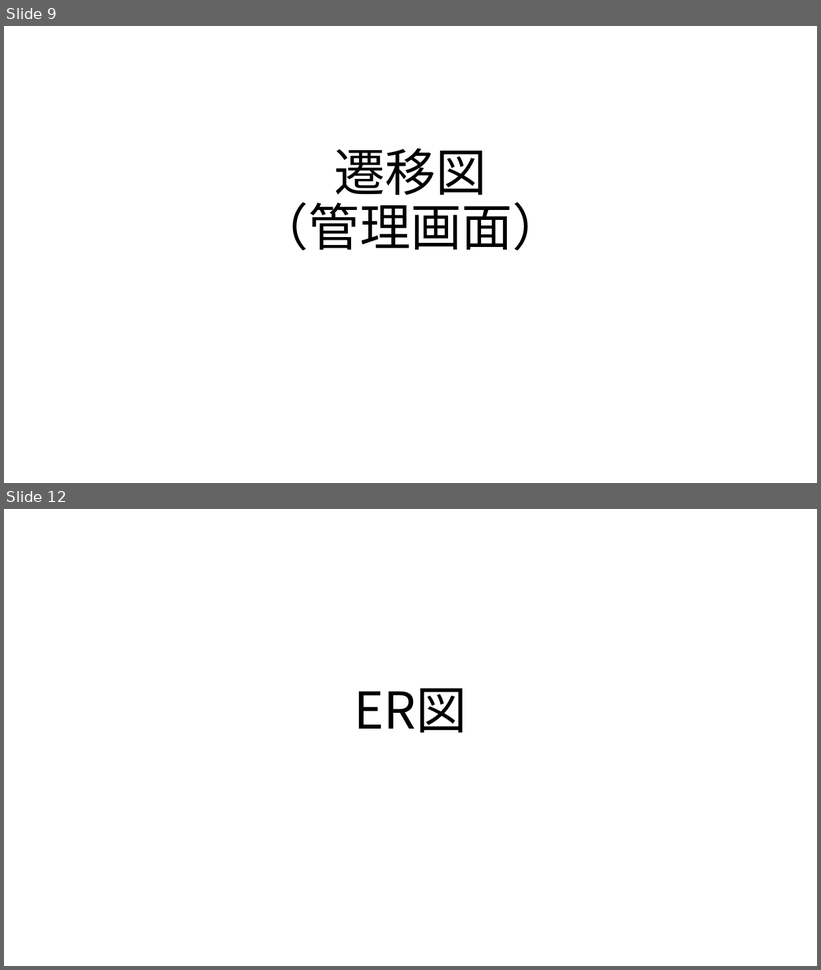
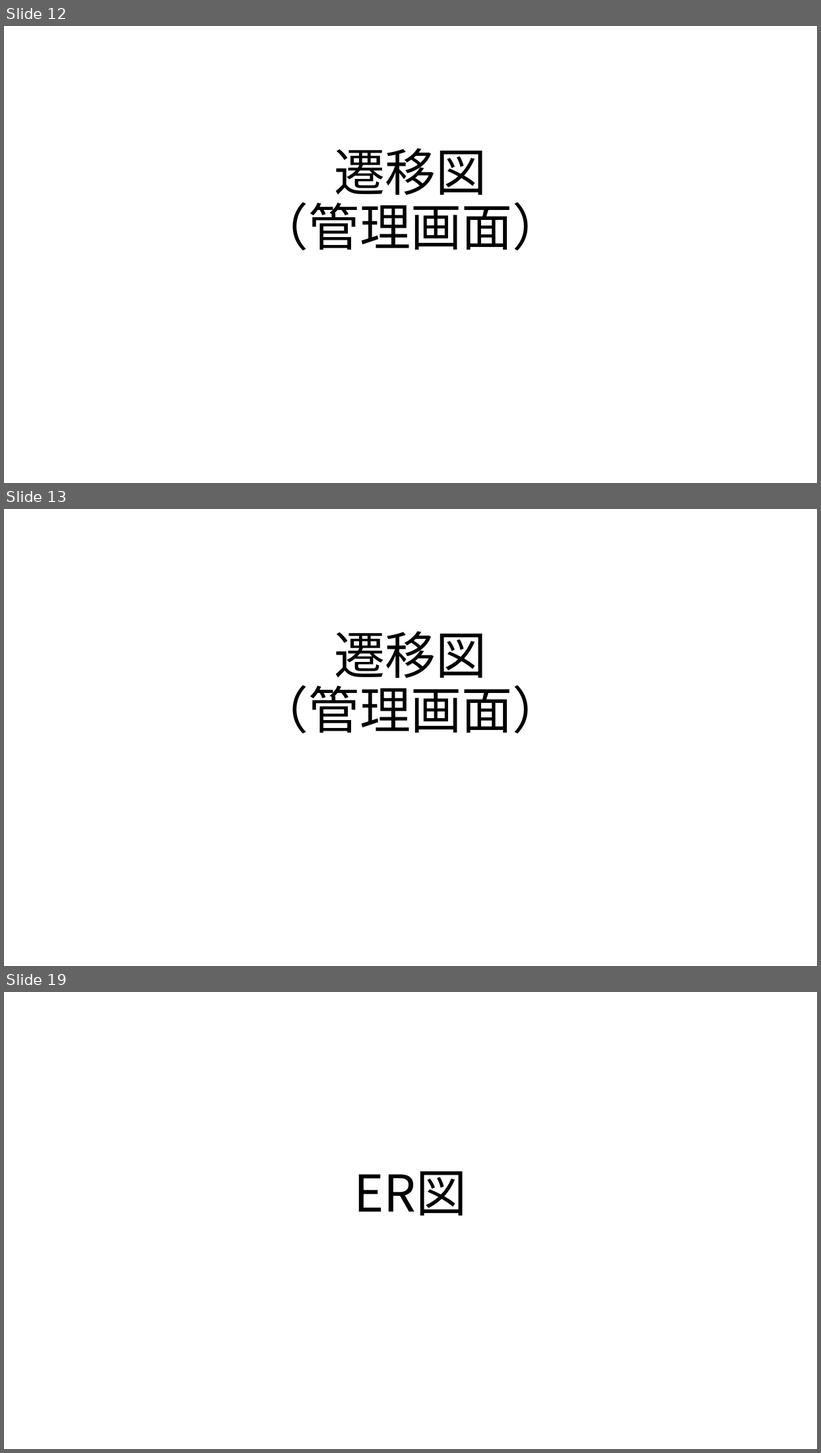
Before and after one commit to MitsukiFujita/Webapp, a slide deck: フレームワーク.pptx. Shown one above the other, each under a label of ours: slides 9 and 12 before the commit, slides 12, 13 and 19 after it; the slides between them are not shown. The pictures are 821x970 and 821x1453 pixels, drawn with LibreOffice and Linux fonts; fonts in the diff are those of the drawing. Boxes give left, top, right and bottom in pixels: in the first picture for what was removed or moved away, otherwise in the second. Text is boxed around its words. In the diff, an @@ line names an element or a change of style, - is before the commit and + after.

Commit message:
遷移図修正

```diff
--- a/フレームワーク.pptx
+++ b/フレームワーク.pptx
@@ slide 13 added at [4, 509, 817, 966], background #FFFFFF @@
@@ title added at [258, 631, 563, 733], 60 pt, text #000000 @@
+遷移図
+（管理画面）
@@ what was slide 9 is now slide 12 @@
@@ what was slide 12 is now slide 19 @@
```
Also in this commit, not shown: 9 slides changed, 6 other slides added.
